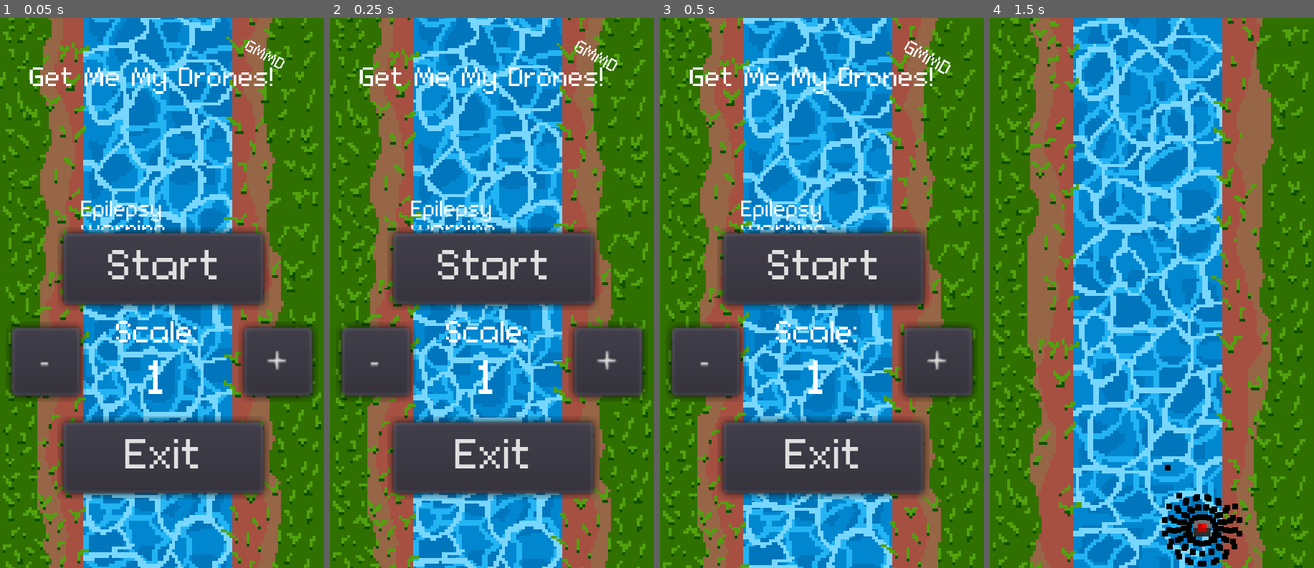
Above: before the commit, frames 1-4 (left to right).
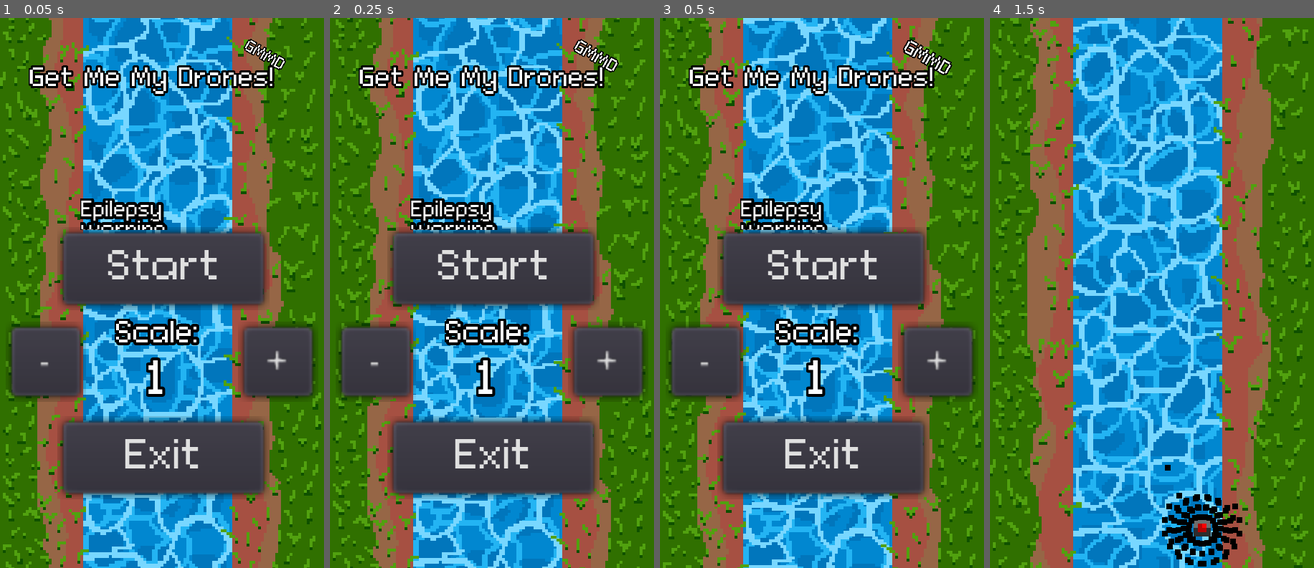
Above: after the commit, the same moments.

Repository: Fl0xy/LD44_Your_life_is_currency
Game: Godot game, scene res://scenes/start.tscn
Same seed, same stepped clock (60 frames per second), same inputs: the game is played once before the commit and once after it.
Inputs:
- Up to frame 1 (0.05 s): no input
- Up to frame 2 (0.25 s): no input
- Up to frame 3 (0.5 s): no input
- Up to frame 4 (1.5 s): click "Start" at 0.5 s; tap Enter (ui_accept) at 1.25 s; hold D (right) from 1.28 s (still down); tap Space (fire) at 1.35 s

The runs differ from the first frame. In frame 1, 3.8% of the frame differs, in the area x 8-89%, y 3-69%; in frame 2, 3.8%; in frame 3, 3.8%, in the area x 8-91%, y 3-69%; in frame 4, nothing differs.

Commit message:
it is getting to late

Diff:
--- a/project.godot
+++ b/project.godot
@@ -18,6 +18,10 @@
 config/name="Your_life_is_currency"
 run/main_scene="res://scenes/start.tscn"
 config/icon="res://icon.png"
+
+[autoload]
+
+global="*res://scripts/global.gd"
 
 [display]
 
--- a/scenes/gameOver.tscn
+++ b/scenes/gameOver.tscn
@@ -4,6 +4,8 @@
 [ext_resource path="res://assets/Connection.otf" type="DynamicFontData" id=2]
 
 [sub_resource type="DynamicFont" id=1]
+outline_size = 1
+outline_color = Color( 0, 0, 0, 1 )
 font_data = ExtResource( 2 )
 
 [sub_resource type="DynamicFont" id=2]
@@ -36,9 +38,9 @@
 text = "Exit"
 
 [node name="Button2" type="Button" parent="."]
-margin_left = 21.0
+margin_left = 20.7854
 margin_top = 75.0
-margin_right = 91.0
+margin_right = 90.7854
 margin_bottom = 100.0
 custom_fonts/font = SubResource( 3 )
 text = "Again"
--- /dev/null
+++ b/scenes/gameWon.gd
@@ -0,0 +1,6 @@
+extends Node2D
+
+var player
+
+func _ready():
+	$textProjCount.text = str(global.playerProjectilesCount)
--- /dev/null
+++ b/scenes/gameWon.tscn
@@ -0,0 +1,46 @@
+[gd_scene load_steps=7 format=2]
+
+[ext_resource path="res://scenes/gameWon.gd" type="Script" id=1]
+[ext_resource path="res://scenes/player.tscn" type="PackedScene" id=2]
+[ext_resource path="res://assets/Connection.otf" type="DynamicFontData" id=3]
+[ext_resource path="res://scenes/background.tscn" type="PackedScene" id=4]
+
+[sub_resource type="DynamicFont" id=1]
+size = 12
+outline_size = 1
+outline_color = Color( 0, 0, 0, 1 )
+font_data = ExtResource( 3 )
+
+[sub_resource type="DynamicFont" id=2]
+size = 20
+outline_size = 1
+outline_color = Color( 0, 0, 0, 1 )
+font_data = ExtResource( 3 )
+
+[node name="Node2D" type="Node2D"]
+script = ExtResource( 1 )
+
+[node name="player" parent="." instance=ExtResource( 2 )]
+position = Vector2( 56, 140 )
+disableControls = true
+
+[node name="RichTextLabel" type="RichTextLabel" parent="."]
+margin_left = 8.0
+margin_top = 43.0748
+margin_right = 107.0
+margin_bottom = 57.0748
+custom_fonts/normal_font = SubResource( 1 )
+text = "Drones survived"
+scroll_active = false
+
+[node name="textProjCount" type="RichTextLabel" parent="."]
+margin_left = 43.8743
+margin_top = 15.0374
+margin_right = 67.8743
+margin_bottom = 34.0374
+custom_fonts/normal_font = SubResource( 2 )
+text = "00"
+scroll_active = false
+
+[node name="Node2D" parent="." instance=ExtResource( 4 )]
+speedFactor = 0.001
--- a/scenes/player.gd
+++ b/scenes/player.gd
@@ -1,8 +1,7 @@
 extends Node2D
 
-# Declare member variables here. Examples:
-# var a = 2
-# var b = "text"
+export var disableControls: bool = false
+
 const PROJECTILE : Resource = preload("res://scenes/blackProjectile2.tscn")
 const speed : float = 1.5
 const maxX : int = 113 -2
@@ -13,12 +12,11 @@
 var prodjectiles = []
 var velocity: Vector2
 
-# Called when the node enters the scene tree for the first time.
 func _ready():
 	var radius: float = 4
 	var speed: float = 10
 	var tmpProj
-	for i in range (100):
+	for i in range (global.playerProjectilesCount):
 		tmpProj = PROJECTILE.instance()
 		add_child(tmpProj)
 		if i%2 == 0:
@@ -31,28 +29,40 @@
 		prodjectiles.push_front(tmpProj)
 
 func _physics_process(delta):
-	velocity = Vector2()
-	if Input.is_action_pressed('right'):
-		velocity.x += 1
-	if Input.is_action_pressed('left'):
-		velocity.x -= 1
-	if Input.is_action_pressed('up'):
-		velocity.y -= 1
-	if Input.is_action_pressed('down'):
-		velocity.y += 1
-	if Input.is_action_just_pressed('fire'):
-		if prodjectiles.size() != 0:
-			var proj = prodjectiles.pop_front()
-			$AudioStreamPlayer.play()
-			check_Gameover()
-			proj.fire()
-			remove_child(proj)
-			get_parent().add_child(proj)
-	velocity = velocity.normalized() * speed
-	velocity = get_global_position() + velocity
-	if velocity.x > minX && velocity.x < maxX && velocity.y > minY && velocity.y < maxY:
-		set_global_position(velocity)
+	if !disableControls:
+		velocity = Vector2()
+		if Input.is_action_pressed('right'):
+			velocity.x += 1
+		if Input.is_action_pressed('left'):
+			velocity.x -= 1
+		if Input.is_action_pressed('up'):
+			velocity.y -= 1
+		if Input.is_action_pressed('down'):
+			velocity.y += 1
+		if Input.is_action_just_pressed('fire'):
+			fireProj()
+		velocity = velocity.normalized() * speed
+		velocity = get_global_position() + velocity
+		if velocity.x > minX && velocity.x < maxX && velocity.y > minY && velocity.y < maxY:
+			set_global_position(velocity)
+
+func fireProj():
+	if prodjectiles.size() != 0:
+		var proj = prodjectiles.pop_front()
+		$AudioStreamPlayer.play()
+		check_Gameover()
+		proj.fire()
+		remove_child(proj)
+		get_parent().add_child(proj)
+		global.playerProjectilesCount -= 1
 
 func check_Gameover():
 	if prodjectiles.size() == 0:
-		get_tree().change_scene("res://scenes/gameOver.tscn")
+		global.GameOver()
+
+func get_remaining_Projectiles():
+	return prodjectiles.size()
+
+func removeProjectile(proj):
+	prodjectiles.erase(proj)
+	global.playerProjectilesCount -= 1
--- a/scenes/start.gd
+++ b/scenes/start.gd
@@ -18,7 +18,7 @@
 
 
 func _on_Button_pressed():
-	get_tree().change_scene("res://scenes/main.tscn")
+	global.GameStart()
 
 
 func _on_Button2_pressed():
--- a/scenes/start.tscn
+++ b/scenes/start.tscn
@@ -10,10 +10,14 @@
 
 [sub_resource type="DynamicFont" id=2]
 size = 13
+outline_size = 1
+outline_color = Color( 0, 0, 0, 1 )
 font_data = ExtResource( 2 )
 
 [sub_resource type="DynamicFont" id=3]
 size = 14
+outline_size = 1
+outline_color = Color( 0, 0, 0, 1 )
 font_data = ExtResource( 2 )
 
 [sub_resource type="DynamicFont" id=4]
@@ -22,13 +26,19 @@
 
 [sub_resource type="DynamicFont" id=5]
 size = 7
+outline_size = 1
+outline_color = Color( 0, 0, 0, 1 )
 font_data = ExtResource( 2 )
 
 [sub_resource type="DynamicFont" id=6]
 size = 10
+outline_size = 1
+outline_color = Color( 0, 0, 0, 1 )
 font_data = ExtResource( 2 )
 
 [sub_resource type="DynamicFont" id=7]
+outline_size = 1
+outline_color = Color( 0, 0, 0, 1 )
 font_data = ExtResource( 2 )
 
 [node name="Control" type="Control"]
--- /dev/null
+++ b/scripts/global.gd
@@ -0,0 +1,13 @@
+extends Node
+
+var playerProjectilesCount = 0
+
+func GameOver():
+	get_tree().change_scene("res://scenes/gameOver.tscn")
+
+func GameWon():
+	get_tree().change_scene("res://scenes/gameWon.tscn")
+
+func GameStart():
+	playerProjectilesCount = 100
+	get_tree().change_scene("res://scenes/main.tscn")
